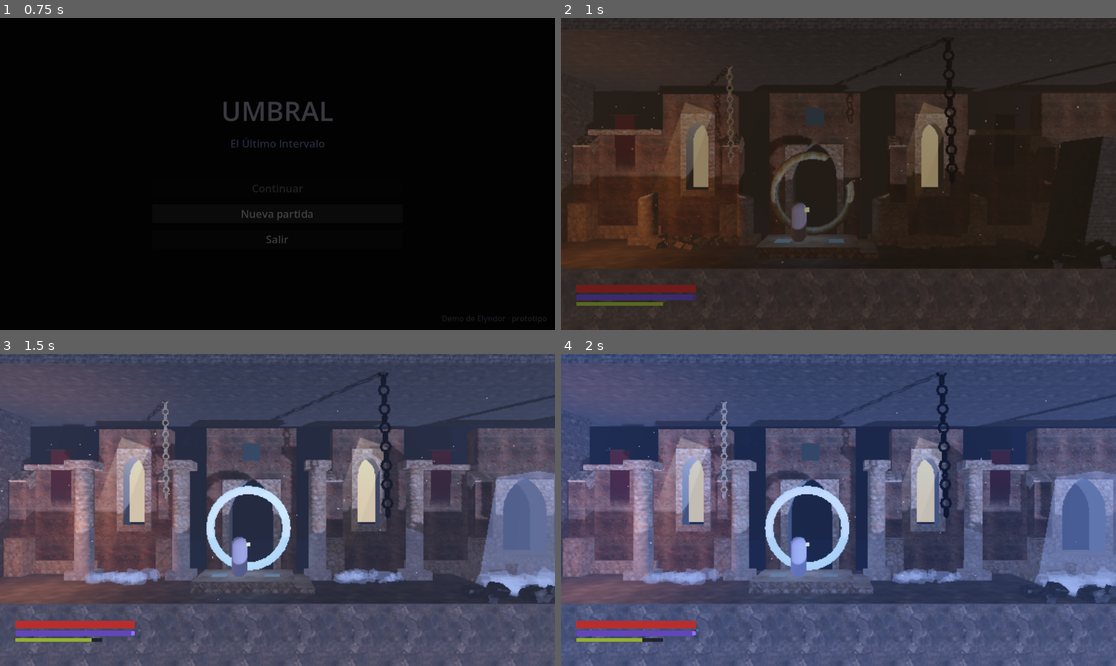
Above: before the commit, frames 1-4 (two rows, left to right).
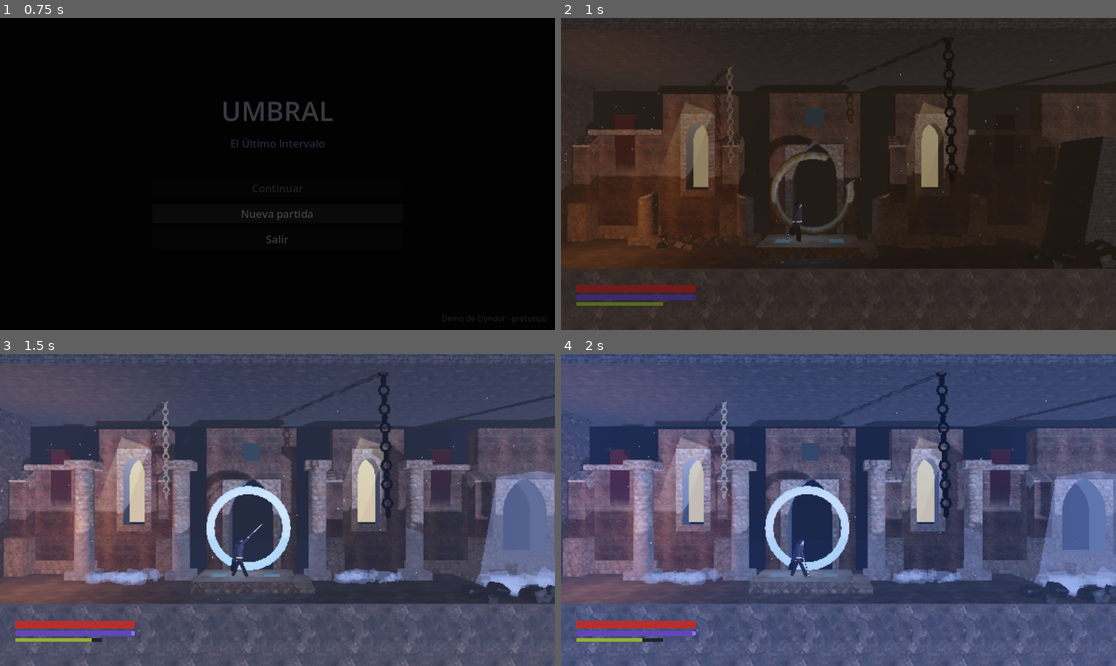
Above: after the commit, the same moments.

Repository: juanjoseorejuela87-cell/UMBRAL-EL-ULTIMO-INTERVALO
Game: Godot game, scene res://scenes/main/main.tscn
The game is run twice, just before and just after one commit, with the same random seed, the same clock (stepped at 60 frames per second) and the same inputs.
Inputs (mouse positions are in pixels of both pictures, inside the frame that each line leads up to):
- Up to frame 1 (0.75 s): click "Nueva partida" at 0.5 s
- Up to frame 2 (1 s): no input
- Up to frame 3 (1.5 s): move the mouse to (399, 494) at 1.27 s; hold D (mover_derecha) from 1.28 s (still down); hold Q (desfase) from 1.28 s (still down); tap J (atacar_ligero) at 1.35 s; click (399, 494) at 1.42 s
- Up to frame 4 (2 s): keep holding D (mover_derecha); keep holding Q (desfase); tap Space (saltar) at 1.52 s

Frame 1 is identical in both runs. In frame 2, 0.3% of the frame differs, in the area x 37-45%, y 46-72%; in frame 3, 0.4%, in the area x 37-48%, y 42-72%; in frame 4, 0.4%.

Commit message:
[claude] Figura estilizada de Nereth con animación procedural, material compartido en figuras de enemigos y TAREA-012
Co-Authored-By: Claude Opus 5.5 <noreply@anthropic.com>

Diff:
--- /dev/null
+++ b/scenes/jugador/figura_nereth.gd
@@ -0,0 +1,294 @@
+class_name FiguraNereth
+extends Node3D
+## Figura provisional estilizada de Nereth (hito 14), hecha con primitivas
+## mientras llega el modelo definitivo: capucha, capa por segmentos, espada del
+## Umbral y animación procedural (carrera, salto, esquiva, ataque, guardia).
+## Barata (≈20 mallas, sin huesos); solo lee el estado de Nereth, no lo cambia.
+## Debe ser hija del nodo Visual de Nereth (Visual voltea con scale.x).
+
+@export_group("Colores")
+@export var color_capa: Color = Color(0.16, 0.18, 0.27)
+@export var color_ropa: Color = Color(0.3, 0.27, 0.33)
+@export var color_piel: Color = Color(0.86, 0.8, 0.76)
+@export var color_dorado: Color = Color(0.95, 0.78, 0.38)
+@export var color_hoja: Color = Color(0.78, 0.82, 0.9)
+
+@export_group("Animación")
+@export var frecuencia_paso: float = 11.0
+@export var amplitud_paso: float = 0.75
+@export var segmentos_capa: int = 5
+@export var largo_segmento_capa: float = 0.22
+## Cuánto se levanta la capa con la velocidad (radianes a velocidad máxima).
+@export var vuelo_capa: float = 0.55
+
+var _nereth: Nereth
+var _ciclo: float = 0.0
+var _tiempo: float = 0.0
+var _ataque_t: float = -1.0
+var _ataque_duracion: float = 0.0
+var _ataque_preparacion: float = 0.0
+var _ataque_activo: float = 0.0
+var _ataque_pesado: bool = false
+var _giro_capa: float = 0.0
+var _inicio_esquiva: float = 0.0
+
+var _raiz: Node3D
+var _pierna_delante: Node3D
+var _pierna_detras: Node3D
+var _brazo_espada: Node3D
+var _brazo_libre: Node3D
+var _torso: Node3D
+var _capa: Array[Node3D] = []
+
+
+func _ready() -> void:
+	_nereth = owner as Nereth
+	if _nereth == null and get_parent():
+		_nereth = get_parent().get_parent() as Nereth
+	_construir()
+	if _nereth:
+		# Las variables @onready de Nereth aún no existen: los hijos se preparan antes.
+		var combate: CombateNereth = _nereth.get_node(^"Combate") as CombateNereth
+		combate.ataque_iniciado.connect(_al_iniciar_ataque)
+		combate.ataque_terminado.connect(func() -> void: _ataque_t = -1.0)
+		_nereth.esquiva_iniciada.connect(func() -> void: _inicio_esquiva = _tiempo)
+
+
+# --- Construcción -----------------------------------------------------------
+
+func _material(color: Color, brillo: float = 0.0) -> StandardMaterial3D:
+	var m := StandardMaterial3D.new()
+	m.albedo_color = color
+	m.roughness = 0.85
+	if brillo > 0.0:
+		m.emission_enabled = true
+		m.emission = color
+		m.emission_energy_multiplier = brillo
+	return m
+
+
+func _malla(padre: Node3D, malla: Mesh, material: Material, posicion: Vector3, nombre: String) -> MeshInstance3D:
+	var mi := MeshInstance3D.new()
+	mi.name = nombre
+	mi.mesh = malla
+	mi.material_override = material
+	mi.position = posicion
+	padre.add_child(mi)
+	return mi
+
+
+func _pivote(padre: Node3D, posicion: Vector3, nombre: String) -> Node3D:
+	var n := Node3D.new()
+	n.name = nombre
+	n.position = posicion
+	padre.add_child(n)
+	return n
+
+
+func _capsula(radio: float, alto: float) -> CapsuleMesh:
+	var c := CapsuleMesh.new()
+	c.radius = radio
+	c.height = alto
+	c.radial_segments = 10
+	c.rings = 4
+	return c
+
+
+func _construir() -> void:
+	var capa := _material(color_capa)
+	var ropa := _material(color_ropa)
+	var piel := _material(color_piel)
+	var dorado := _material(color_dorado, 1.6)
+	var hoja := _material(color_hoja)
+	hoja.metallic = 0.8
+	hoja.roughness = 0.3
+
+	_raiz = _pivote(self, Vector3.ZERO, "Raiz")
+
+	# Piernas (pivote en la cadera); separadas en profundidad para leerse de lado
+	var pierna := _capsula(0.085, 0.88)
+	_pierna_detras = _pivote(_raiz, Vector3(0, 0.88, -0.1), "PiernaDetras")
+	_malla(_pierna_detras, pierna, ropa, Vector3(0, -0.42, 0), "Malla")
+	_pierna_delante = _pivote(_raiz, Vector3(0, 0.88, 0.1), "PiernaDelante")
+	_malla(_pierna_delante, pierna, ropa, Vector3(0, -0.42, 0), "Malla")
+
+	# Torso, cinturón y cabeza con capucha
+	_torso = _pivote(_raiz, Vector3(0, 0.9, 0), "Torso")
+	var tronco := CylinderMesh.new()
+	tronco.top_radius = 0.17
+	tronco.bottom_radius = 0.13
+	tronco.height = 0.62
+	tronco.radial_segments = 10
+	_malla(_torso, tronco, ropa, Vector3(0, 0.31, 0), "Tronco")
+	var cinto := CylinderMesh.new()
+	cinto.top_radius = 0.145
+	cinto.bottom_radius = 0.145
+	cinto.height = 0.05
+	cinto.radial_segments = 10
+	_malla(_torso, cinto, dorado, Vector3(0, 0.03, 0), "Cinturon")
+	var cabeza := SphereMesh.new()
+	cabeza.radius = 0.12
+	cabeza.height = 0.25
+	cabeza.radial_segments = 12
+	cabeza.rings = 6
+	_malla(_torso, cabeza, piel, Vector3(0.02, 0.74, 0), "Cabeza")
+	var capucha := SphereMesh.new()
+	capucha.radius = 0.155
+	capucha.height = 0.31
+	capucha.radial_segments = 12
+	capucha.rings = 6
+	_malla(_torso, capucha, capa, Vector3(-0.035, 0.77, 0), "Capucha")
+	var pico := CylinderMesh.new()
+	pico.top_radius = 0.0
+	pico.bottom_radius = 0.09
+	pico.height = 0.22
+	pico.radial_segments = 8
+	var punta := _malla(_torso, pico, capa, Vector3(-0.16, 0.8, 0), "PuntaCapucha")
+	punta.rotation.z = 1.9
+	var broche := SphereMesh.new()
+	broche.radius = 0.03
+	broche.height = 0.06
+	_malla(_torso, broche, dorado, Vector3(0.12, 0.56, 0), "Broche")
+
+	# Brazos (pivote en el hombro); el de delante lleva la espada
+	var brazo := _capsula(0.055, 0.6)
+	_brazo_libre = _pivote(_torso, Vector3(0, 0.56, -0.2), "BrazoLibre")
+	_malla(_brazo_libre, brazo, ropa, Vector3(0, -0.27, 0), "Malla")
+	_brazo_espada = _pivote(_torso, Vector3(0, 0.56, 0.2), "BrazoEspada")
+	_malla(_brazo_espada, brazo, ropa, Vector3(0, -0.27, 0), "Malla")
+	var mano := _pivote(_brazo_espada, Vector3(0, -0.55, 0), "Mano")
+	var guarda := BoxMesh.new()
+	guarda.size = Vector3(0.05, 0.04, 0.2)
+	_malla(mano, guarda, dorado, Vector3.ZERO, "Guarda")
+	var filo := BoxMesh.new()
+	filo.size = Vector3(0.05, 0.85, 0.02)
+	var espada := _malla(mano, filo, hoja, Vector3(0.0, -0.45, 0), "Hoja")
+	var veta := BoxMesh.new()
+	veta.size = Vector3(0.012, 0.75, 0.025)
+	_malla(espada, veta, dorado, Vector3(0.0, 0.0, 0), "Veta")
+
+	# Capa: segmentos encadenados desde los hombros, por detrás del cuerpo
+	var tela := BoxMesh.new()
+	# Con grosor en X: de perfil la capa se ve como un volumen, no como una línea.
+	tela.size = Vector3(0.11, largo_segmento_capa + 0.02, 0.36)
+	var padre: Node3D = _pivote(_torso, Vector3(-0.15, 0.56, 0), "Capa")
+	for i: int in segmentos_capa:
+		var seg := _pivote(padre, Vector3(0, -largo_segmento_capa if i > 0 else 0.0, 0), "Segmento%d" % i)
+		var m := _malla(seg, tela, capa, Vector3(0, -largo_segmento_capa * 0.5, 0), "Malla")
+		m.scale = Vector3(1.0 + 0.18 * i, 1, 1.0 + 0.1 * i)
+		m.position.x = -0.02 * i
+		_capa.append(seg)
+		padre = seg
+
+
+# --- Animación -------------------------------------------------------------
+
+func _al_iniciar_ataque(datos: DatosAtaque) -> void:
+	_ataque_preparacion = datos.preparacion
+	_ataque_activo = datos.activo
+	_ataque_duracion = datos.preparacion + datos.activo + datos.recuperacion
+	_ataque_pesado = datos.fuerza != InfoGolpe.Fuerza.LIGERA
+	_ataque_t = 0.0
+
+
+func _process(delta: float) -> void:
+	if _nereth == null:
+		return
+	_tiempo += delta
+	var vel: Vector3 = _nereth.velocity
+	var rapidez: float = clampf(absf(vel.x) / maxf(_nereth.velocidad_maxima, 0.01), 0.0, 1.0)
+	var e: Nereth.Estado = _nereth.estado
+
+	var pierna_a: float = 0.0
+	var pierna_b: float = 0.0
+	var brazo_a: float = 0.0
+	var brazo_espada: float = -0.25
+	var inclinacion: float = 0.0
+	var agacha: float = 0.0
+	var giro: float = 0.0
+
+	match e:
+		Nereth.Estado.SUELO:
+			_ciclo += delta * frecuencia_paso * rapidez
+			var s: float = sin(_ciclo)
+			pierna_a = s * amplitud_paso * rapidez
+			pierna_b = -pierna_a
+			brazo_a = -s * 0.6 * rapidez
+			brazo_espada = -0.35 + s * 0.15 * rapidez
+			inclinacion = -0.18 * rapidez
+			agacha = absf(cos(_ciclo)) * 0.04 * rapidez
+		Nereth.Estado.AIRE:
+			var sube: float = clampf(vel.y / 8.0, -1.0, 1.0)
+			pierna_a = 0.55 + 0.2 * sube
+			pierna_b = -0.35
+			brazo_a = 0.6 + 0.6 * sube
+			brazo_espada = -0.6
+			inclinacion = -0.1
+		Nereth.Estado.ESQUIVA:
+			pierna_a = 1.1
+			pierna_b = 0.6
+			brazo_a = 1.0
+			brazo_espada = 0.8
+			agacha = 0.35
+			giro = -TAU * clampf(_tiempo_esquiva(), 0.0, 1.0)
+		Nereth.Estado.GUARDIA:
+			pierna_a = 0.3
+			pierna_b = -0.35
+			brazo_espada = 1.45
+			brazo_a = 0.4
+			agacha = 0.08
+			inclinacion = -0.08
+		Nereth.Estado.ATURDIDO:
+			pierna_a = -0.2
+			pierna_b = 0.25
+			brazo_a = -0.6
+			brazo_espada = -0.9
+			inclinacion = 0.35
+		Nereth.Estado.ACCION:
+			pierna_a = 0.45
+			pierna_b = -0.4
+			brazo_a = -0.3
+			agacha = 0.06
+
+	if _ataque_t >= 0.0:
+		_ataque_t += delta
+		brazo_espada = _angulo_ataque()
+		inclinacion = -0.15 if _ataque_t > _ataque_preparacion else 0.1
+
+	var suave: float = 1.0 - exp(-delta * 18.0)
+	_pierna_delante.rotation.z = lerp_angle(_pierna_delante.rotation.z, pierna_a, suave)
+	_pierna_detras.rotation.z = lerp_angle(_pierna_detras.rotation.z, pierna_b, suave)
+	_brazo_libre.rotation.z = lerp_angle(_brazo_libre.rotation.z, brazo_a, suave)
+	var suave_espada: float = 1.0 - exp(-delta * (40.0 if _ataque_t >= 0.0 else 14.0))
+	_brazo_espada.rotation.z = lerp_angle(_brazo_espada.rotation.z, brazo_espada, suave_espada)
+	_torso.rotation.z = lerp_angle(_torso.rotation.z, inclinacion, suave)
+	_raiz.position.y = lerpf(_raiz.position.y, -agacha, suave)
+	_raiz.rotation.z = giro if e == Nereth.Estado.ESQUIVA else lerp_angle(_raiz.rotation.z, 0.0, suave)
+	_animar_capa(delta, rapidez, vel.y)
+
+
+## Ataque: el brazo sube (preparación), cae en arco (activo) y vuelve.
+func _angulo_ataque() -> float:
+	var alto: float = 3.4 if _ataque_pesado else 3.0
+	var bajo: float = 0.45
+	if _ataque_t < _ataque_preparacion:
+		return alto
+	if _ataque_t < _ataque_preparacion + _ataque_activo:
+		var k: float = (_ataque_t - _ataque_preparacion) / maxf(_ataque_activo, 0.001)
+		return lerpf(alto, bajo, k)
+	return bajo
+
+
+## Progreso de la esquiva en curso (0–1): una voltereta completa.
+func _tiempo_esquiva() -> float:
+	return (_tiempo - _inicio_esquiva) / maxf(_nereth.duracion_esquiva, 0.01)
+
+
+## La capa se levanta hacia atrás con la velocidad y ondea; al caer, sube.
+func _animar_capa(delta: float, rapidez: float, vel_y: float) -> void:
+	var objetivo: float = -vuelo_capa * rapidez - clampf(-vel_y / 18.0, 0.0, 1.0) * 0.8
+	_giro_capa = lerpf(_giro_capa, objetivo, 1.0 - exp(-delta * 6.0))
+	for i: int in _capa.size():
+		var onda: float = sin(_tiempo * 6.0 - i * 0.9) * (0.06 + 0.1 * rapidez)
+		var base: float = _giro_capa * 0.6 if i == 0 else _giro_capa * 0.4 / float(_capa.size() - 1)
+		_capa[i].rotation.z = base + onda
--- a/scenes/jugador/nereth.tscn
+++ b/scenes/jugador/nereth.tscn
@@ -10,25 +10,11 @@
 [ext_resource type="Script" path="res://scenes/jugador/fase_nereth.gd" id="8_fase"]
 [ext_resource type="PackedScene" path="res://scenes/efectos/efecto_desfase/efecto_desfase.tscn" id="9_efecto"]
 [ext_resource type="Script" path="res://scenes/jugador/costura_nereth.gd" id="10_costura"]
+[ext_resource type="Script" path="res://scenes/jugador/figura_nereth.gd" id="11_figura"]
 
 [sub_resource type="CapsuleShape3D" id="CapsuleShape3D_cuerpo"]
 radius = 0.35
 height = 1.8
-
-[sub_resource type="CapsuleMesh" id="CapsuleMesh_cuerpo"]
-radius = 0.35
-height = 1.8
-
-[sub_resource type="StandardMaterial3D" id="Mat_cuerpo"]
-albedo_color = Color(0.78, 0.74, 0.88, 1)
-
-[sub_resource type="BoxMesh" id="BoxMesh_frente"]
-size = Vector3(0.25, 0.15, 0.3)
-
-[sub_resource type="StandardMaterial3D" id="Mat_frente"]
-albedo_color = Color(0.95, 0.85, 0.45, 1)
-emission_enabled = true
-emission = Color(0.95, 0.8, 0.4, 1)
 
 [sub_resource type="BoxShape3D" id="BoxShape3D_golpe"]
 size = Vector3(1.4, 1, 1)
@@ -45,15 +31,8 @@
 
 [node name="Visual" type="Node3D" parent="."]
 
-[node name="Cuerpo" type="MeshInstance3D" parent="Visual"]
-transform = Transform3D(1, 0, 0, 0, 1, 0, 0, 0, 1, 0, 0.9, 0)
-mesh = SubResource("CapsuleMesh_cuerpo")
-surface_material_override/0 = SubResource("Mat_cuerpo")
-
-[node name="Frente" type="MeshInstance3D" parent="Visual"]
-transform = Transform3D(1, 0, 0, 0, 1, 0, 0, 0, 1, 0.35, 1.45, 0)
-mesh = SubResource("BoxMesh_frente")
-surface_material_override/0 = SubResource("Mat_frente")
+[node name="Figura" type="Node3D" parent="Visual"]
+script = ExtResource("11_figura")
 
 [node name="Vida" type="Node" parent="."]
 script = ExtResource("2_vida")
--- a/scripts/core/enemigos/enemigo.gd
+++ b/scripts/core/enemigos/enemigo.gd
@@ -96,8 +96,15 @@
 			if existe_en == ElementoFase.Existencia.DESFASE else GestorFase.CAPA_REALIDAD)
 	_forma_golpe.shape = _forma_golpe.shape.duplicate()
 	_caja_golpe.monitoring = false
-	_material = (_cuerpo.get_active_material(0) as StandardMaterial3D).duplicate()
-	_cuerpo.set_surface_override_material(0, _material)
+	var original: Material = _cuerpo.get_active_material(0)
+	_material = (original as StandardMaterial3D).duplicate()
+	# Las figuras hechas de varias piezas comparten el material del Cuerpo:
+	# todas reciben la copia, así el destello y la telegrafía afectan a la figura entera.
+	for nodo: Node in $Visual.find_children("*", "MeshInstance3D", true, false):
+		var pieza: MeshInstance3D = nodo as MeshInstance3D
+		for i: int in pieza.get_surface_override_material_count():
+			if pieza.get_active_material(i) == original:
+				pieza.set_surface_override_material(i, _material)
 	_caja_dano.golpe_recibido.connect(_al_recibir_golpe)
 	vida.agotada.connect(_morir)
 	postura.rota.connect(_al_romper_postura)
--- a/tools/captura_sala.gd
+++ b/tools/captura_sala.gd
@@ -2,7 +2,8 @@
 ## Captura fotogramas de una sala con Nereth en una posición, para revisar el
 ## aspecto visual sin abrir el editor.
 ## Uso (los PNG salen numerados junto a la ruta indicada):
-##   Godot_console.exe --path D:\UMBRAL -s res://tools/captura_sala.gd --write-movie C:\ruta\f.png --fixed-fps 30 --quit-after 40 -- <escena.tscn> <x> <y> [desfase]
+##   Godot_console.exe --path D:\UMBRAL -s res://tools/captura_sala.gd --write-movie C:\ruta\f.png --fixed-fps 30 --quit-after 40 -- <escena.tscn> <x> <y> [desfase] [accion...]
+## Las acciones extra (p. ej. mover_derecha, atacar_ligero) se mantienen pulsadas.
 ## Ejemplo: ... -- res://scenes/niveles/elyndor/salon_prefecto.tscn 19 0.5 desfase
 
 
@@ -29,5 +30,8 @@
 		var camara: Node = current_scene.find_child("CamaraLateral", true, false)
 		if camara and camara.has_method(&"saltar_a_objetivo"):
 			camara.call(&"saltar_a_objetivo")
-	if args.size() > 3 and args[3] == "desfase":
-		GestorFase.global().cambiar(GestorFase.Estado.DESFASE)
+	for i: int in range(3, args.size()):
+		if args[i] == "desfase":
+			GestorFase.global().cambiar(GestorFase.Estado.DESFASE)
+		elif InputMap.has_action(StringName(args[i])):
+			Input.action_press(StringName(args[i]))
Not shown, added: scenes/jugador/figura_nereth.gd.uid
Not shown, changed: comunicacion/CANAL.md
Not shown, changed: documentation/DECISIONES.md
Not shown, changed: documentation/ESTADO.md
Not shown, added: documentation/tareas/TAREA-012-figuras-enemigos.md
